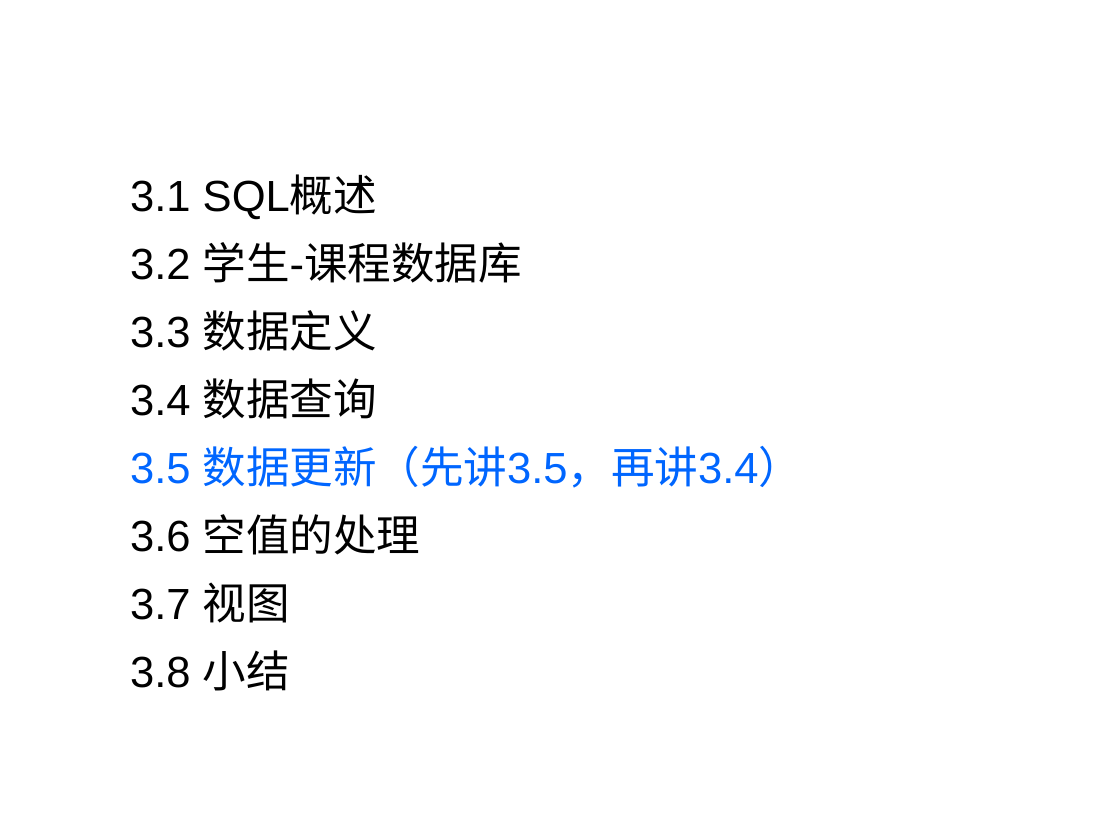
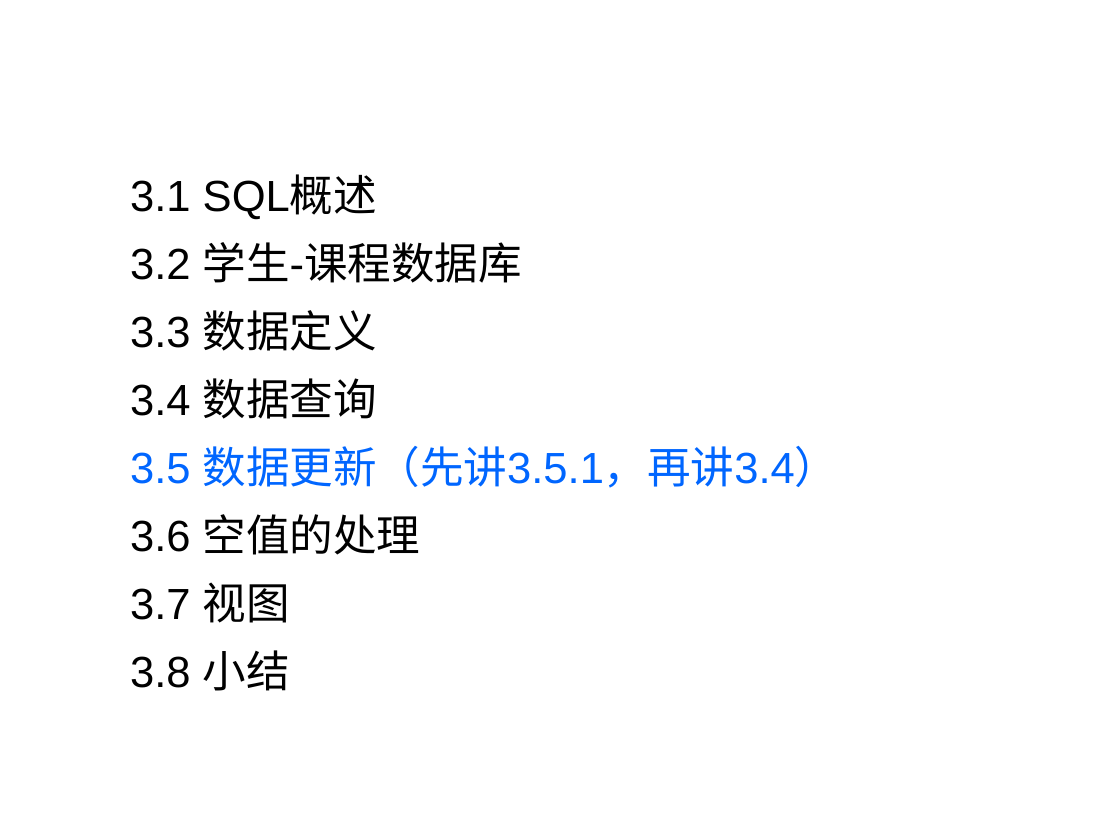
Before and after one commit to HBU/DataBase, a slide deck: slide 57 of PPT/PPT2020/DB第03章（1）-2020.pptx. Drawn at 1120x840 pixels with LibreOffice and Linux fonts; fonts in the diff are those of the drawing; background and template pictures are left out. Boxes give left, top, right and bottom in pixels: in the first picture for what was removed or moved away, otherwise in the second. Text is boxed around its words. In the diff, an @@ line names an element or a change of style, - is before the commit and + after.

```diff
--- a/PPT/PPT2020/DB第03章（1）-2020.pptx
+++ b/PPT/PPT2020/DB第03章（1）-2020.pptx
@@ text at [130,446,839,488]: text changed @@
-3.5 数据更新（先讲3.5，再讲3.4）
+3.5 数据更新（先讲3.5.1，再讲3.4）
```
Also in this commit, not shown: 10 other slides changed.
